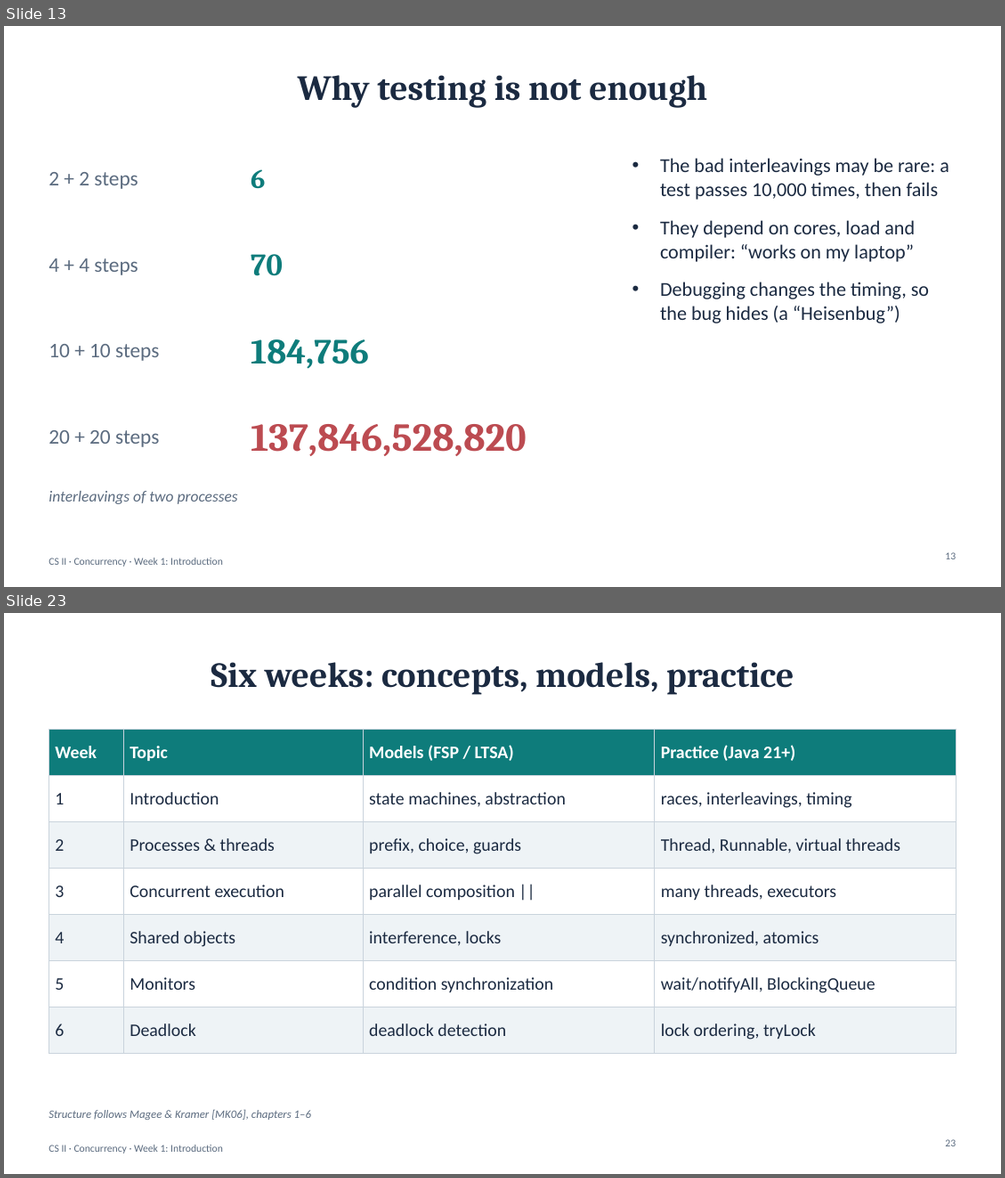
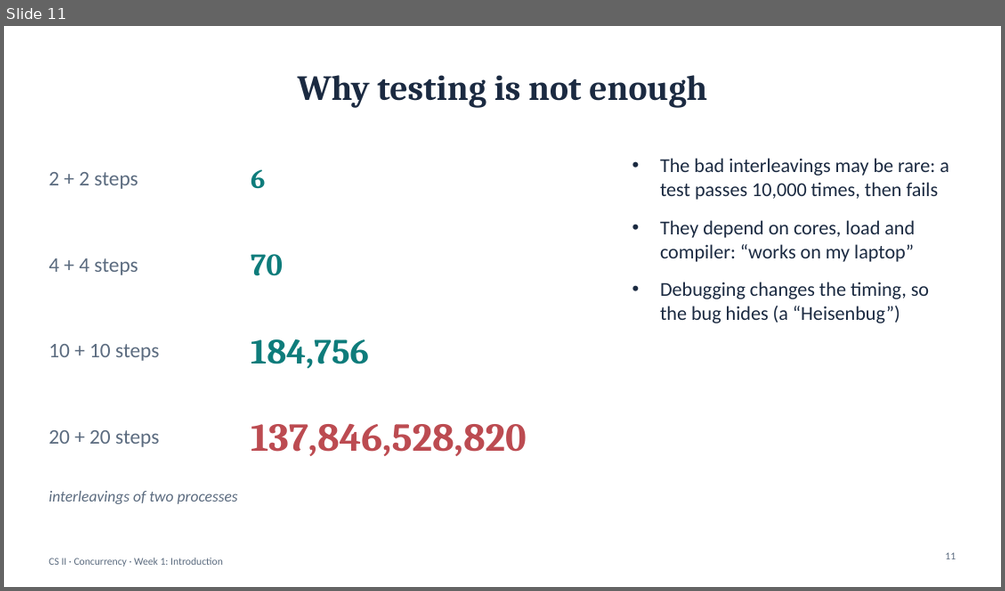
Before and after one commit to Beb200/okbu-progarming-nootbook, a slide deck: concurrency/course/week1-introduction/week1-slides.pptx. Shown one above the other, each under a label of ours: slides 13 and 23 before the commit, slide 11 after it; the slides between them are not shown. The pictures are 1005x1178 and 1005x591 pixels, drawn with LibreOffice and Linux fonts; fonts in the diff are those of the drawing. Boxes give left, top, right and bottom in pixels: in the first picture for what was removed or moved away, otherwise in the second. Text is boxed around its words. In the diff, an @@ line names an element or a change of style, - is before the commit and + after.

Commit message:
Update concurrency materials: Weeks 1 and 2 (100-minute in-class version)
Week 1 revised and Week 2 added under concurrency/course/: talk slides,
tutorial handouts, in-class exercises (Maven starter projects), optional
challenge projects, and the Week 2 demos. FSP/LTSA removed in favour of
hand-drawn state diagrams.

```diff
--- a/concurrency/course/week1-introduction/week1-slides.pptx
+++ b/concurrency/course/week1-introduction/week1-slides.pptx
@@ slide 23 removed at bbox=[4, 613, 1001, 1174], background #FFFFFF; not listed: 1 template element that a slide beside it also shows @@
@@ title removed at bbox=[210, 662, 793, 695] @@
-Six weeks: concepts, models, practice
@@ table removed at bbox=[48, 729, 956, 1043], 7 rows, 4 columns @@
-Week | Topic | Models (FSP / LTSA) | Practice (Java 21+)
-1 | Introduction | state machines, abstraction | races, interleavings, timing
-2 | Processes & threads | prefix, choice, guards | Thread, Runnable, virtual threads
-3 | Concurrent execution | parallel composition || | many threads, executors
-4 | Shared objects | interference, locks | synchronized, atomics
-5 | Monitors | condition synchronization | wait/notifyAll, BlockingQueue
-6 | Deadlock | deadlock detection | lock ordering, tryLock
@@ text removed at bbox=[48, 1109, 311, 1119] @@
-Structure follows Magee & Kramer [MK06], chapters 1–6
@@ page number removed at bbox=[945, 1139, 955, 1146] @@
-23
@@ what was slide 13 is now slide 11 @@
@@ page number at bbox=[945, 552, 955, 559]: text changed @@
-13
+11
```
Also in this commit, not shown: 4 slides changed, 2 slides added, 11 other slides removed, 32 other files.
